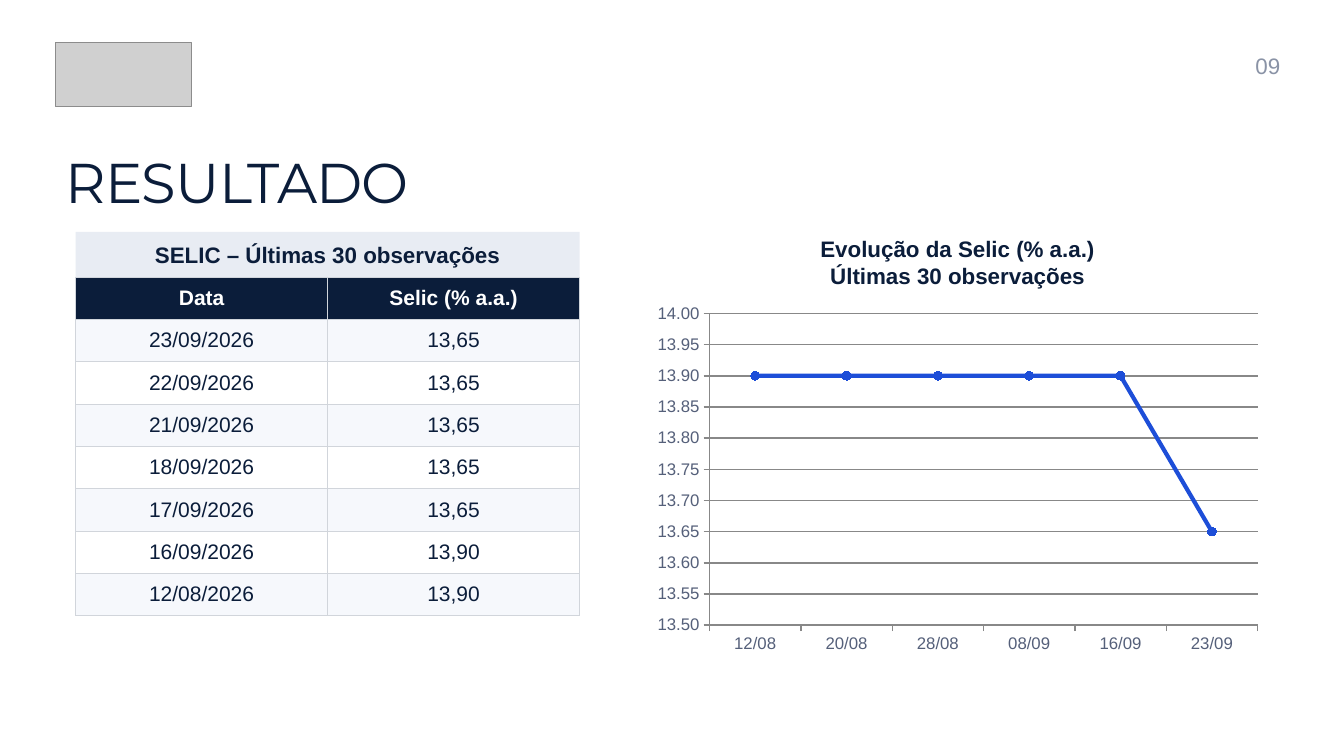
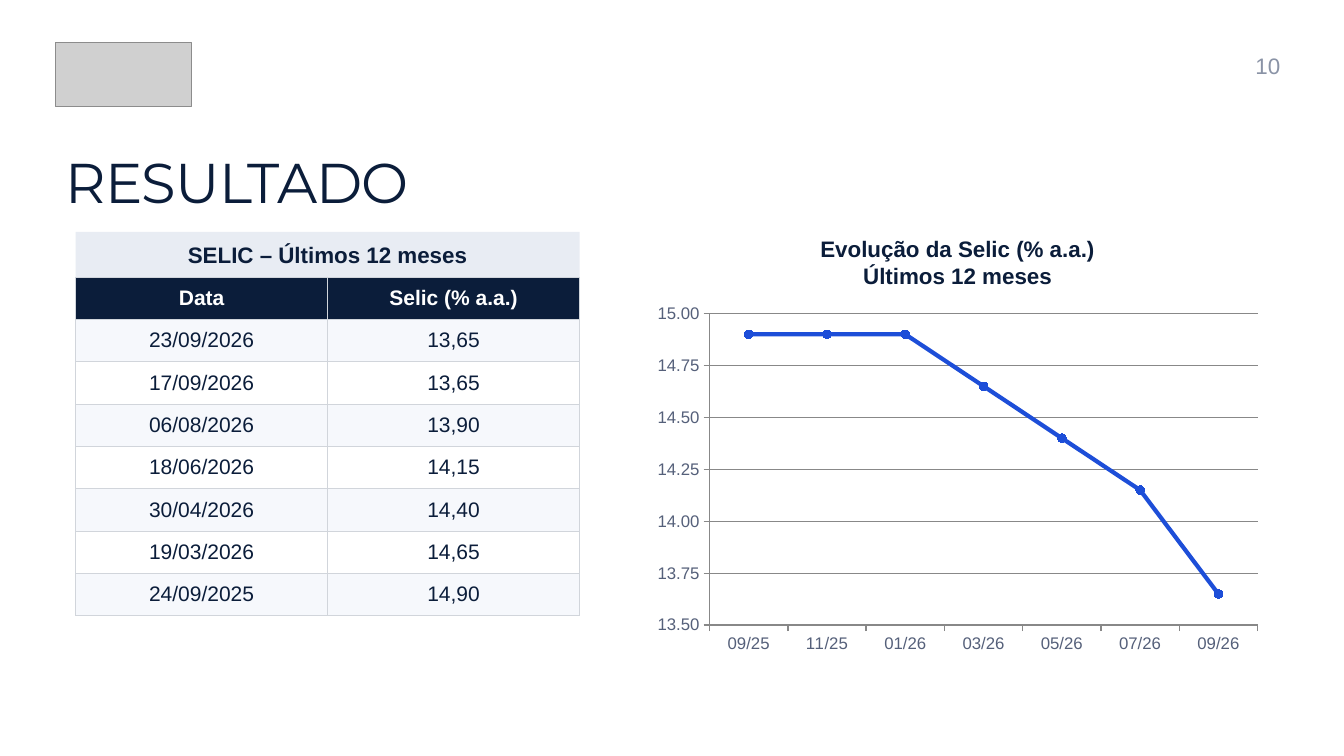
Before and after one commit to thaiza-commits/oficina-de-robos-bma, a slide deck: slide 10 of apresentacao/BMA-Oficina-de-Robos_com_QR.pptx (slide 9 before the commit). Drawn at 1344x756 pixels with LibreOffice and Linux fonts; fonts in the diff are those of the drawing; grey boxes stand for pictures. Boxes give left, top, right and bottom in pixels: in the first picture for what was removed or moved away, otherwise in the second. Text is boxed around its words. In the diff, an @@ line names an element or a change of style, - is before the commit and + after.

```diff
--- a/apresentacao/BMA-Oficina-de-Robos_com_QR.pptx
+++ b/apresentacao/BMA-Oficina-de-Robos_com_QR.pptx
@@ text at (1255,58,1280,74): text changed @@
-09
+10
@@ text in rectangle at (188,245,467,264): text changed @@
-SELIC – Últimas 30 observações
+SELIC – Últimos 12 meses
@@ text at (863,266,1052,285): text changed @@
-Últimas 30 observações
+Últimos 12 meses
@@ table at (76,277,580,608) @@
-row 3: 22/09/2026 | 13,65
-row 4: 21/09/2026 | 13,65
-row 5: 18/09/2026 | 13,65
-row 7: 16/09/2026 | 13,90
-row 8: 12/08/2026 | 13,90
+row 4: 06/08/2026 | 13,90
+row 5: 18/06/2026 | 14,15
+row 6: 30/04/2026 | 14,40
+row 7: 19/03/2026 | 14,65
+row 8: 24/09/2025 | 14,90
@@ line chart at (645,297,1270,660) @@
-categories: 12/08, 20/08, 28/08, 08/09, 16/09, 23/09
+categories: 09/25, 11/25, 01/26, 03/26, 05/26, 07/26, 09/26
-Series 1: 13.9, 13.9, 13.9, 13.9, 13.9, 13.65
+Series 1: 14.9, 14.9, 14.9, 14.65, 14.4, 14.15, 13.65
@@ value axis changed @@
```
Also in this commit, not shown: 7 other slides changed, 1 slide added, 21 other files.
